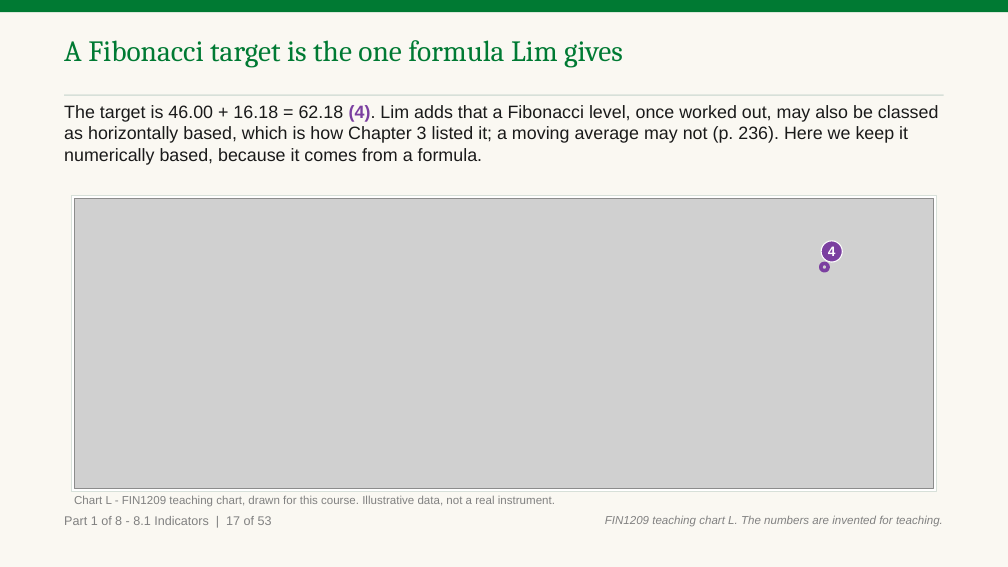
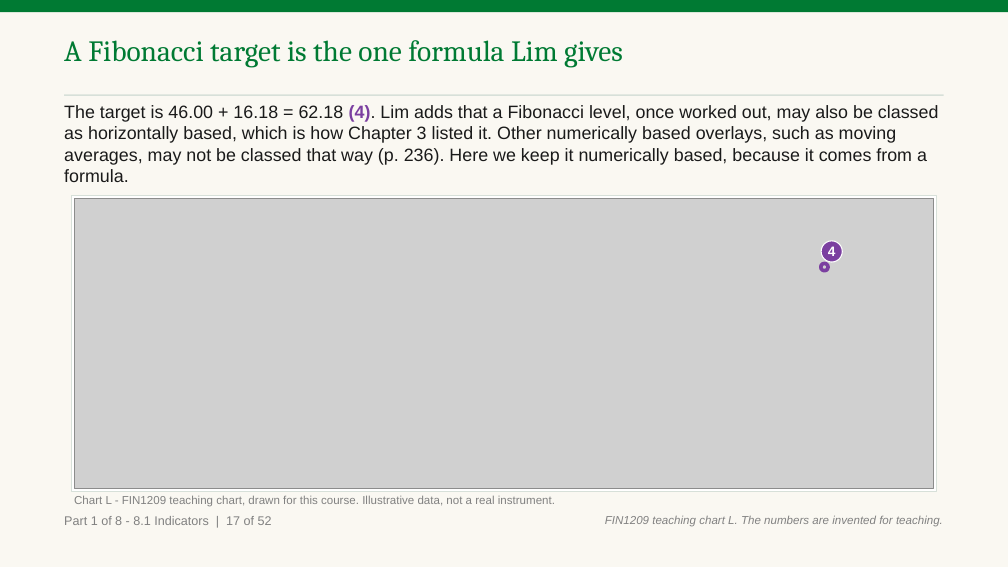
Before and after one commit to benjiesotelo-sudo/Telos_FIN1209, a slide deck: slide 21 of chapter-08/FIN1209-Chapter-08.pptx. Drawn at 1008x567 pixels with LibreOffice and Linux fonts; fonts in the diff are those of the drawing; grey boxes stand for pictures. Boxes give left, top, right and bottom in pixels: in the first picture for what was removed or moved away, otherwise in the second. Text is boxed around its words. In the diff, an @@ line names an element or a change of style, - is before the commit and + after.

```diff
--- a/chapter-08/FIN1209-Chapter-08.pptx
+++ b/chapter-08/FIN1209-Chapter-08.pptx
@@ text at <box>64,105,939,182</box>: text changed @@
-The target is 46.00 + 16.18 = 62.18 (4). Lim adds that a Fibonacci level, once worked out, may also be classed as horizontally based, which is how Chapter 3 listed it; a moving average may not (p. 236). Here we keep it numerically based, because it comes from a formula.
+The target is 46.00 + 16.18 = 62.18 (4). Lim adds that a Fibonacci level, once worked out, may also be classed as horizontally based, which is how Chapter 3 listed it. Other numerically based overlays, such as moving averages, may not be classed that way (p. 236). Here we keep it numerically based, because it comes from a formula.
```
Also in this commit, not shown: 59 other slides changed, 1 slide removed, 5 other files.
